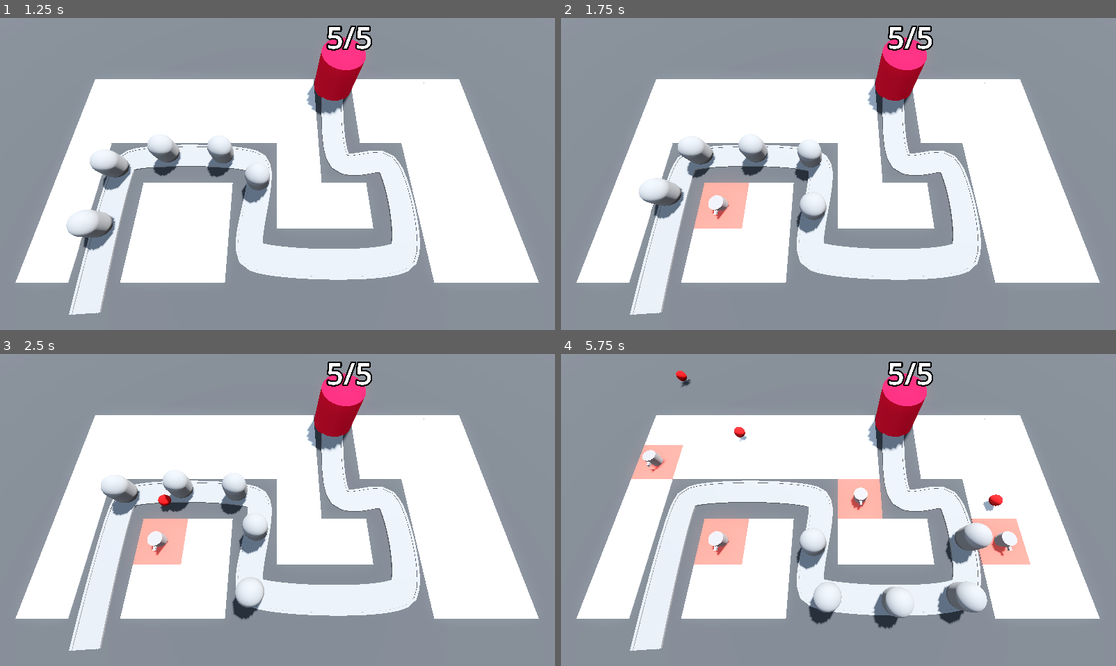
Above: before the commit, frames 1-4 (two rows, left to right).
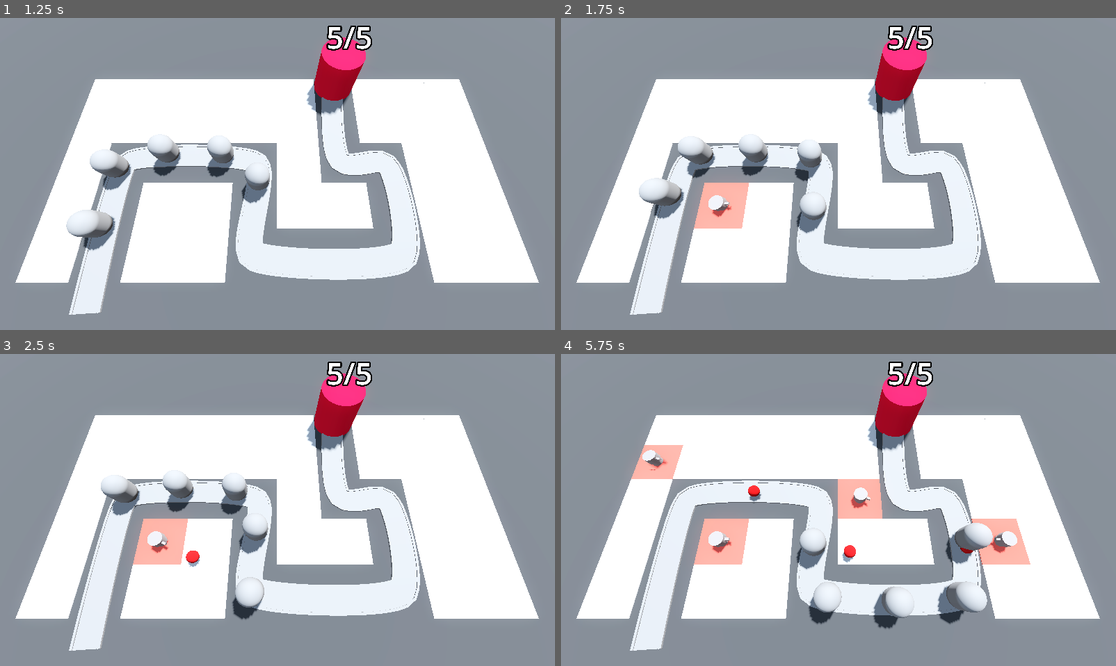
Above: after the commit, the same moments.

Repository: DTNevaeha/TD_Game
Game: Godot game, scene res://BaseLevel.tscn
Two runs of this game, one before a commit and one after it. Both use one fixed random seed, a clock stepped at 60 frames per second and the inputs below.
Inputs (mouse positions are in pixels of both pictures, inside the frame that each line leads up to):
- Up to frame 1 (1.25 s): move the mouse to (399, 158) at 0.52 s; click (399, 158) at 0.6 s
- Up to frame 2 (1.75 s): move the mouse to (727, 189) at 1.27 s; click (727, 189) at 1.35 s
- Up to frame 3 (2.5 s): move the mouse to (333, 441) at 2.02 s; click (333, 441) at 2.1 s
- Up to frame 4 (5.75 s): move the mouse to (810, 572) at 2.77 s; click (810, 572) at 2.85 s; move the mouse to (1005, 556) at 3.52 s; click (1005, 556) at 3.6 s; move the mouse to (672, 463) at 4.27 s; click (672, 463) at 4.35 s; move the mouse to (866, 510) at 5.02 s; click (866, 510) at 5.1 s

Frame 1 is identical in both runs. In frame 2, less than 0.1% of the frame differs, in the area x 27-31%, y 59-65%; in frame 3, 0.2%; in frame 4, 0.6%, in the area x 15-82%, y 5-67%.

Commit message:
Turrents now fire at enemy

Diff:
--- a/BaseLevel.tscn
+++ b/BaseLevel.tscn
@@ -120,6 +120,7 @@
 [node name="Base" parent="." instance=ExtResource("3_qgggh")]
 transform = Transform3D(1, 0, 0, 0, 1, 0, 0, 0, 1, 6, 0, -7)
 
-[node name="TurretManager" type="Node3D" parent="."]
+[node name="TurretManager" type="Node3D" parent="." node_paths=PackedStringArray("enemy_path")]
 script = ExtResource("5_3if2y")
 turret = ExtResource("6_2dxod")
+enemy_path = NodePath("../Path3D")
--- a/Turret/turret.gd
+++ b/Turret/turret.gd
@@ -1,10 +1,19 @@
 extends Node3D
 
 @export var projectile: PackedScene
+
+var enemy_path: Path3D
+
 @onready var turret_top: MeshInstance3D = $TurretBase/TurretTop
+
+
+func _physics_process(_delta: float) -> void:
+    var enemy = enemy_path.get_children().back()
+    look_at(enemy.global_position, Vector3.UP, true) # True uses the model front
 
 
 func _on_timer_timeout() -> void:
     var shot = projectile.instantiate()
     add_child(shot)
     shot.global_position = turret_top.global_position
+    shot.direction = global_transform.basis.z # Basis.z makes it so the turret fires in the direction the turret faces.
--- a/TurretManager.gd
+++ b/TurretManager.gd
@@ -1,9 +1,11 @@
 extends Node3D
 
 @export var turret: PackedScene
+@export var enemy_path: Path3D
 
 
 func build_turret(turret_position: Vector3) -> void:
     var new_turret = turret.instantiate()
     add_child(new_turret)
     new_turret.global_position = turret_position
+    new_turret.enemy_path = enemy_path
Not shown: 4 places in MeshLibraries/SpaceLibraries.tres that only renumber resources
